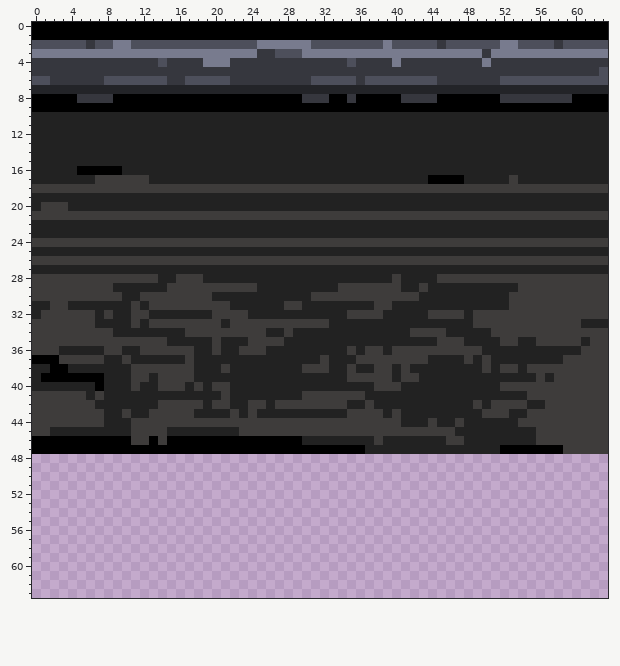
Pixel-art sprite -- Assets/Sprites/Ground Tiles/ground-tiles-cement.png. That is the earlier state.
The file is 64x64 pixels. The old version is drawn lined up with the new one.
And afterwards:
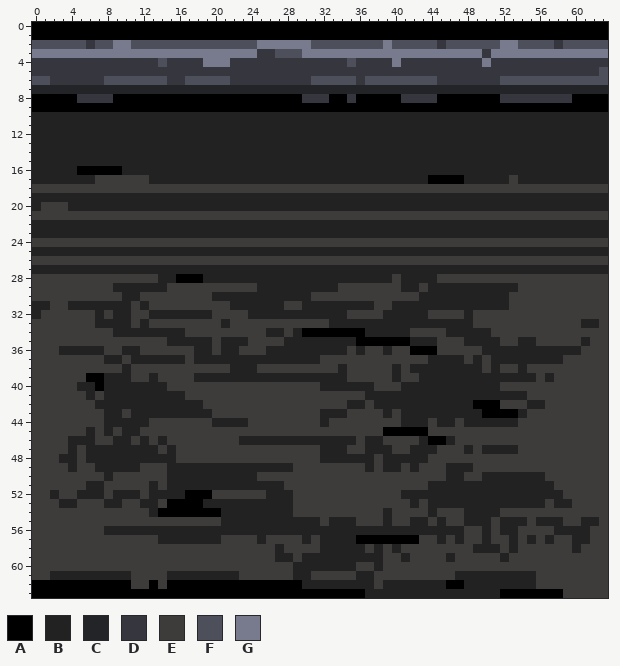
Palette (. is transparent): A #000000  B #222222  C #232428  D #36373e  E #3e3c3b  F #4d4f5b  G #787b8e
Changes in this commit:
whole drawing moved by +0,-16 (the old picture is shown already moved)
y 28: x 16..18 EEE -> AAA
y 33: x 63 B -> E
y 34: x 30..36 BBBBBBB -> AAAAAAA
y 35: x 36..41 BBBBBB -> AAAAAA
y 36: x 42..44 EEE -> AAA
y 37: x 0..2 AAA -> EEE; x 33..35 BBB -> EEE
y 38: x 0..9 BBAABBBBBB -> EEEEEEEEEE; x 18..20 BBB -> EEE; x 25..29 BBBBB -> EEEEE; x 33 B -> E; x 36..37 BB -> EE
y 39: x 0..5 BAAAAA -> EEEEEE
y 40: x 0..4 BBBBB -> EEEEE; x 11 E -> B; x 14 E -> B; x 17 B -> E; x 19 B -> E; x 22..31 BBBBBBBBBB -> EEEEEEEEEE
y 41: x 17..20 BBBB -> EEEE; x 22..29 BBBBBBBB -> EEEEEEEE
y 42: x 14..19 EEEEEB -> BBBBBE; x 22..23 BB -> EE; x 26 B -> E; x 49..51 EBE -> AAA
y 43: x 13..17 EEEEE -> BBBBB; x 20..21 BB -> EE; x 23 B -> E; x 25..31 BBBBBBB -> EEEEEEE; x 50..53 EEEB -> AAAA
y 44: x 11..12 EE -> BB; x 20..23 EEEE -> BBBB; x 32 E -> B
y 45: x 2..5 BBBB -> EEEE; x 7 B -> E; x 9 B -> E; x 11 E -> B; x 15..22 BBBBBBBB -> EEEEEEEE; x 39..43 EEEEE -> AAAAA; x 47..55 BBBBBBBBB -> EEEEEEEEE
y 46: x 0..10 AAAAAAAAAAA -> EEEEBBBEEBB; x 12..29 EAEAAAAAAAAAAAAAAA -> BEBEEEEEEEEBBBBBBB; x 36 B -> E; x 38..42 EBBBB -> BEEEE; x 44..46 BBE -> AAB; x 48..55 BBBBBBBB -> EEEEEEEE
y 47: x 0..36 AAAAAAAAAAAAAAAAAAAAAAAAAAAAAAAAAAAAA -> EEEEBEBBBBBBBBEBEEEEEEEEEEEEEEEEBBBEE; x 40..41 BB -> EE; x 45..47 BBB -> EEE; x 49 B -> E; x 52..58 AAAAAAA -> BBEEEEE
y 48: x 0..63 ................................................................ -> EEEBBEBBBBBBBBBBEEEEEEEEEEEEEEEEBBBBBBEBBBBBEEEEEEEEEEEEEEEEEEEE
y 49: x 0..63 ................................................................ -> EEEEBEEBBBBBEEEBBBBBBBBBBBBBBEEEEEEEEBEBBEBEEEBBBEEEEEEEEEEEEEEE
y 50: x 0..63 ................................................................ -> EEEEEEEEBEEEEEEBBBBBBBBBBEEEEEEEEEEEEEEEEEEEEEBBEEBBBBBBBEEEEEEE
y 51: x 0..63 ................................................................ -> EEEEEEBBEEEEEBEBBBBBBBBBBBBBEEEEEEEEEEEEEEEEBBBBBBBBBBBBBBEEEEEE
y 52: x 0..63 ................................................................ -> EEBEEBBBEBBBEBBBBAAAEEEEEEBBBEEEEEEEEEEEEBBBBBBBBBBBBBBBBBBEEEEE
y 53: x 0..63 ................................................................ -> EEEBBEEEBBEEBBEAAAABBBBBBBBBBEEEEEEEEEEEEEBEBBBBBBBBBBBBBEBBEEEE
y 54: x 0..63 ................................................................ -> EEEEEEEEEEEEEBAAAAAAABBBBBBBBEEEEEEEEEEBEEEEBEEEBBBBEEEEEEEEEEEE
y 55: x 0..63 ................................................................ -> EEEEEEEEEEEEEEEEEEEEEBBBBBBBBBBBEBBBEEEBEEBBEBEEBBBEBBBEBBBEEBBE
y 56: x 0..63 ................................................................ -> EEEEEEEEBBBBBBBBBBBBBBBBBBBBBBBBBBBBBBBBBBBBBBBBEEBEBBEEEEBBBBEE
y 57: x 0..63 ................................................................ -> EEEEEEEEEEEEEEBBBBBBBEEEEBEEEEBEBBBBAAAAAAAEEBEBEEBEEBEBEBEEBBEE
y 58: x 0..63 ................................................................ -> EEEEEEEEEEEEEEEEEEEEEEEEEEEBEEEEBBBBBEBEBEEEEEEEEBBBEBEEEEEEBEEE
y 59: x 0..63 ................................................................ -> EEEEEEEEEEEEEEEEEEEEEEEEEEEBBEBBBBBBBBBEEBEEEEBEEEEEBEEEEEEEEEEE
y 60: x 0..63 ................................................................ -> EEEEEEEEEEEEEEEEEEEEEEEEEEEEEBBBBBBBEEBEEEEEEEEEEEEEEEEEEEEEEEEE
y 61: x 0..63 ................................................................ -> EEBBBBBBBBBEEEEBBBBBBBBEEEEEEBBEEEEEBBEEEEEEEEEBBBBBBBBBEEEEEEEE
y 62: x 0..63 ................................................................ -> AAAAAAAAAAAEEAEAAAAAAAAAAAAAAABBBBBBBBEBBBBBBBAABBBBBBBBEEEEEEEE
y 63: x 0..63 ................................................................ -> AAAAAAAAAAAAAAAAAAAAAAAAAAAAAAAAAAAAABBBBBBBBBBBBBBBAAAAAAAEEEEE
Where, in picture pixels (left, top, right, bottom), the same in both pictures:
changed: (176, 274, 203, 283)
changed: (599, 319, 608, 328)
changed: (32, 328, 608, 598)
